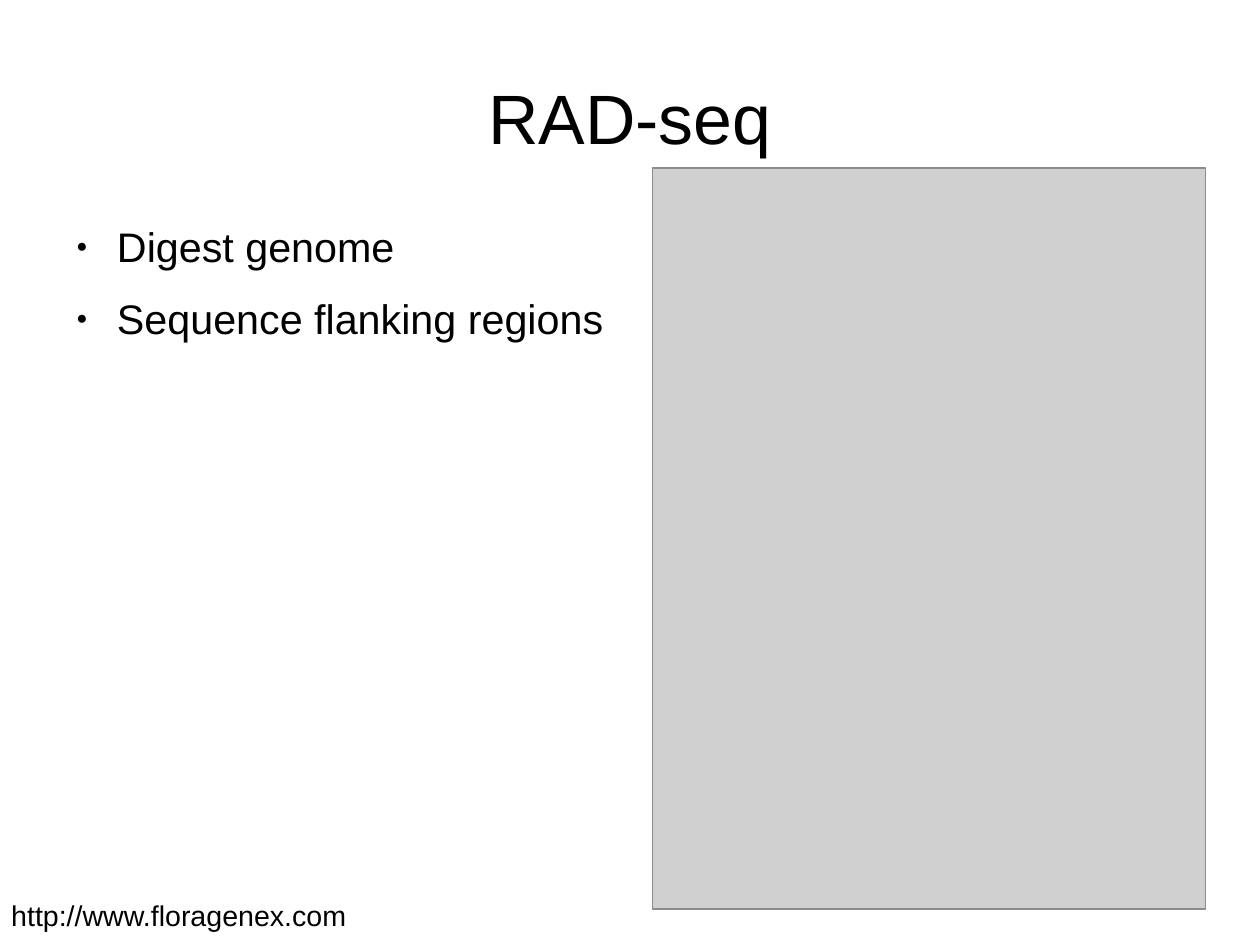
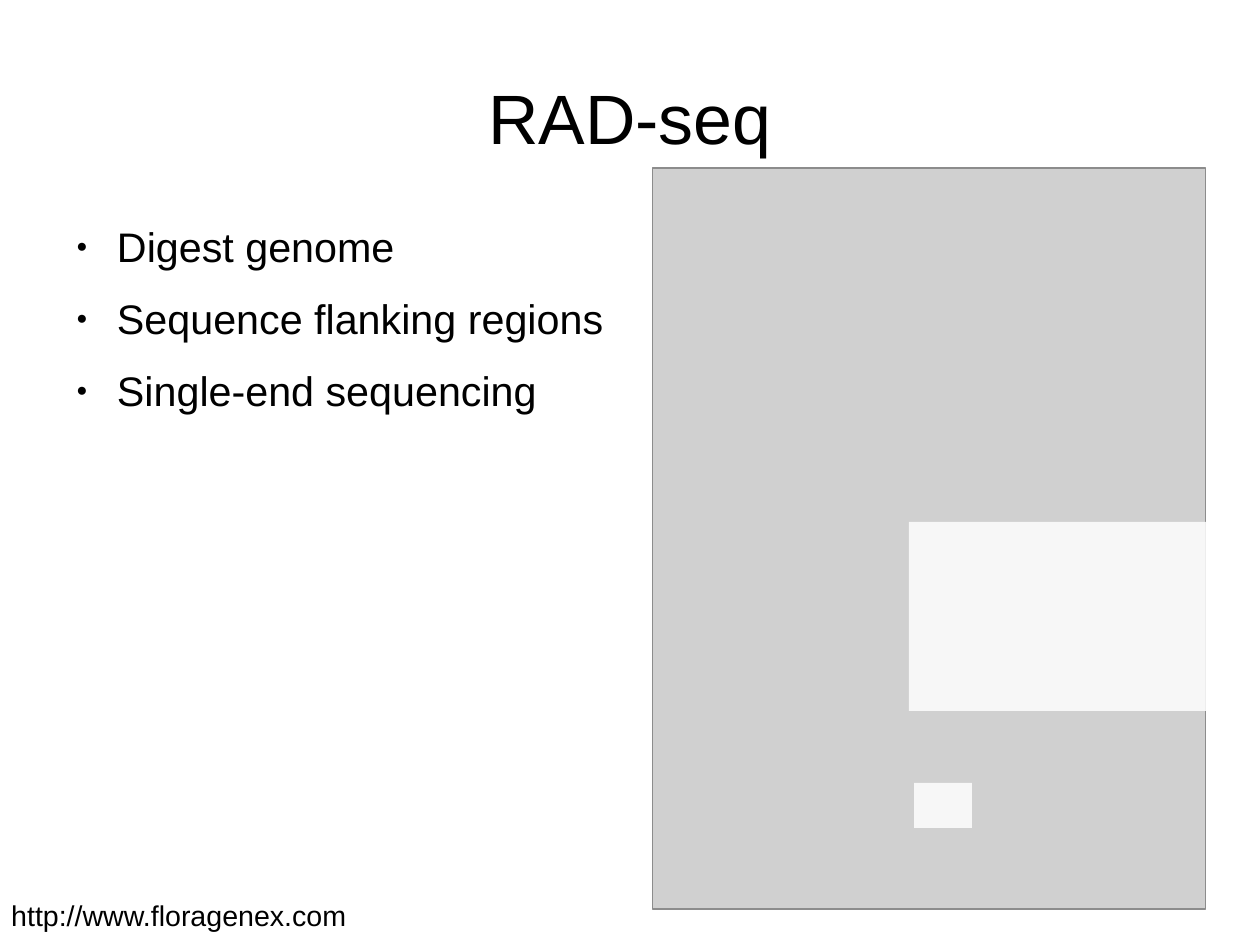
Before and after one commit to cmdoret/master_archive, a slide deck: slide 7 of reports/presentations/lab_meeting_20170712/lab_meeting_20170712.odp. Drawn at 1260x945 pixels with LibreOffice and Linux fonts; fonts in the diff are those of the drawing; grey boxes stand for pictures. Boxes give left, top, right and bottom in pixels: in the first picture for what was removed or moved away, otherwise in the second. Text is boxed around its words. In the diff, an @@ line names an element or a change of style, - is before the commit and + after.

```diff
--- a/reports/presentations/lab_meeting_20170712/lab_meeting_20170712.odp
+++ b/reports/presentations/lab_meeting_20170712/lab_meeting_20170712.odp
@@ text at (117, 376, 537, 414): paragraph added @@
+● Single-end sequencing
@@ rectangle added at (909, 523, 1251, 711), fill #FFFFFF at 85% opacity @@
@@ rectangle added at (915, 783, 973, 828), fill #FFFFFF at 85% opacity @@
```
Also in this commit, not shown: 4 other slides changed, 6 slides added, 5 other files.
